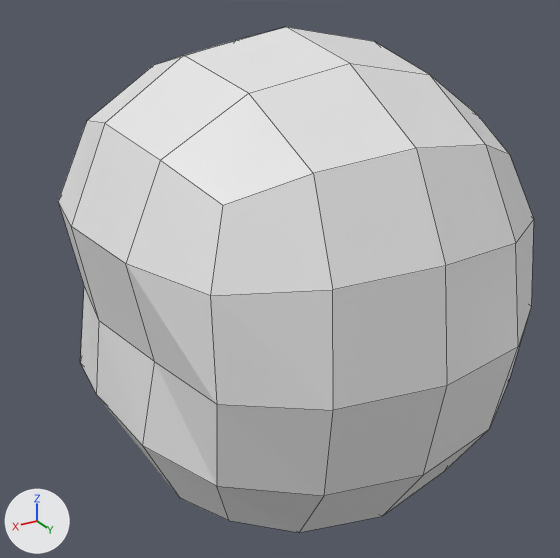
The Blender file 신민정/lowpoly_char.blend, before and after one commit.
Camera for both pictures: a 50 mm camera at (1.321, 2.166, 1.093) aimed at (0.018, -0.004, 0.008). Arrows for +X, +Y and +Z are at lower left; the lights stay in place. The first picture is the older version. Mesh edges are drawn as thin lines.
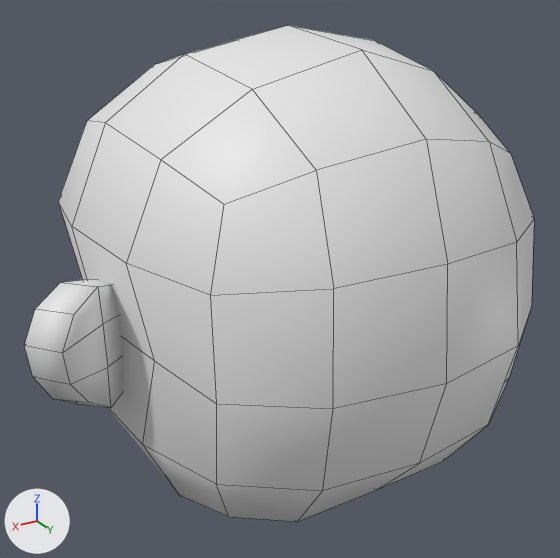
Where the change shows, as pixel boxes [x1, y1, x2, y2] in the pictures (560 x 558 px; the box of a moved part takes in the faces that stretch with it):
'Cube', reshaped: before [58, 27, 534, 533]; after [58, 25, 534, 522]
'Circle', added: after [24, 279, 122, 408]
part 1 of me_cube_001, moved or reshaped: before [101, 309, 531, 533]; after [108, 318, 528, 522]
part 2 of me_cube_001, moved or reshaped: before [105, 27, 534, 410]; after [106, 25, 534, 409]
part 3 of me_cube_001, shading changed: before [58, 27, 534, 533]; after [58, 25, 534, 522]

What changed in the scene script:
```text
Change me_cube_001:
    used by ob_cube; location = (0.0, 0.0, 0.0)
    before: 2 (-0.5, 0.5, -0.49), 6 (0.5, 0.5, -0.49) at pixel (229, 520), 8 (-0.56, 0.29, -0.52), 31 (0.56, 0.29, -0.52) at pixel (180, 498), 83 (-0.33, 0.0, -0.57)
    before: 85 (0.33, 0.0, -0.57)
    before: 23 (-0.29, 0.61, 0.58) at pixel (485, 144), 25 (0.29, 0.61, 0.58) at pixel (313, 173), 58 (0.0, 0.8, 0.33) at pixel (445, 265), 93 (0.0, 0.0, 0.86) at pixel (285, 26)
    remove me_cube_001.from_pydata(...)  # 98 vertices, 96 faces; spans x -0.73..0.73, y -0.85..0.84, z -0.71..0.86
    add me_cube_001.from_pydata(...)  # 98 vertices, 96 faces; spans x -0.73..0.73, y -0.85..0.84, z -0.7..0.87
    me_cube_001 part 1
    add for i in [2, 6, 8, 31, 83, 85]: me_cube_001.vertices[i].co += Vector((0.0, 0.0, 0.01))
    me_cube_001.vertices[20].co: (0.3, 0.57, -0.57) -> (0.3, 0.56, -0.54)  # pixel (299, 532) -> pixel (297, 521)
    me_cube_001.vertices[21].co: (0.0, 0.61, -0.61) -> (0.0, 0.57, -0.53)  # pixel (382, 516) -> pixel (376, 489)
    me_cube_001.vertices[22].co: (-0.3, 0.57, -0.57) -> (-0.3, 0.56, -0.54)  # pixel (444, 471) -> pixel (442, 461)
    me_cube_001.vertices[53].co: (-0.31, 0.73, -0.31) -> (-0.31, 0.72, -0.3)  # pixel (489, 429) -> pixel (488, 424)
    me_cube_001.vertices[56].co: (0.0, 0.78, -0.33) -> (0.0, 0.76, -0.3)  # pixel (423, 475) -> pixel (419, 463)
    me_cube_001.vertices[59].co: (0.31, 0.73, -0.31) -> (0.31, 0.72, -0.3)  # pixel (324, 495) -> pixel (322, 490)
    me_cube_001.vertices[80].co: (-0.31, 0.31, -0.65) -> (-0.31, 0.31, -0.6)
    me_cube_001.vertices[81].co: (0.0, 0.33, -0.71) -> (0.0, 0.32, -0.63)
    me_cube_001.vertices[82].co: (0.31, 0.31, -0.65) -> (0.31, 0.31, -0.6)
    me_cube_001.vertices[84].co: (0.0, 0.0, -0.64) -> (0.0, -0.01, -0.62)
    me_cube_001 part 2
    add for i in [23, 25, 58, 93]: me_cube_001.vertices[i].co += Vector((0.0, 0.01, 0.01))
    me_cube_001.vertices[24].co: (0.0, 0.65, 0.61) -> (0.0, 0.68, 0.64)  # pixel (416, 148) -> pixel (426, 139)
    me_cube_001.vertices[89].co: (0.31, 0.33, 0.73) -> (0.31, 0.34, 0.74)  # pixel (248, 93) -> pixel (252, 89)
    me_cube_001.vertices[90].co: (0.0, 0.35, 0.79) -> (0.0, 0.4, 0.83)  # pixel (349, 63) -> pixel (361, 49)
    me_cube_001.vertices[91].co: (-0.31, 0.33, 0.73) -> (-0.31, 0.34, 0.74)  # pixel (429, 74) -> pixel (433, 71)
    me_cube_001 part 3: all faces are now shaded smooth (96 of 96 changed)
    other edits to the shape of me_cube_001 do not show in these pictures
Add me_circle:
    me_circle.from_pydata(...)  # 24 vertices, 22 faces; spans x 0.584..0.959, y -0.005..0.319, z -0.188..0.227
    me_circle.polygons.foreach_set('use_smooth', [True] * 22)
Add ob_circle:
    ob_circle = bpy.data.objects.new('Circle', me_circle)
    ob_circle.location = (0.0, 0.0, 0.0)
    _m = ob_circle.modifiers.new('Mirror', 'MIRROR')
```
